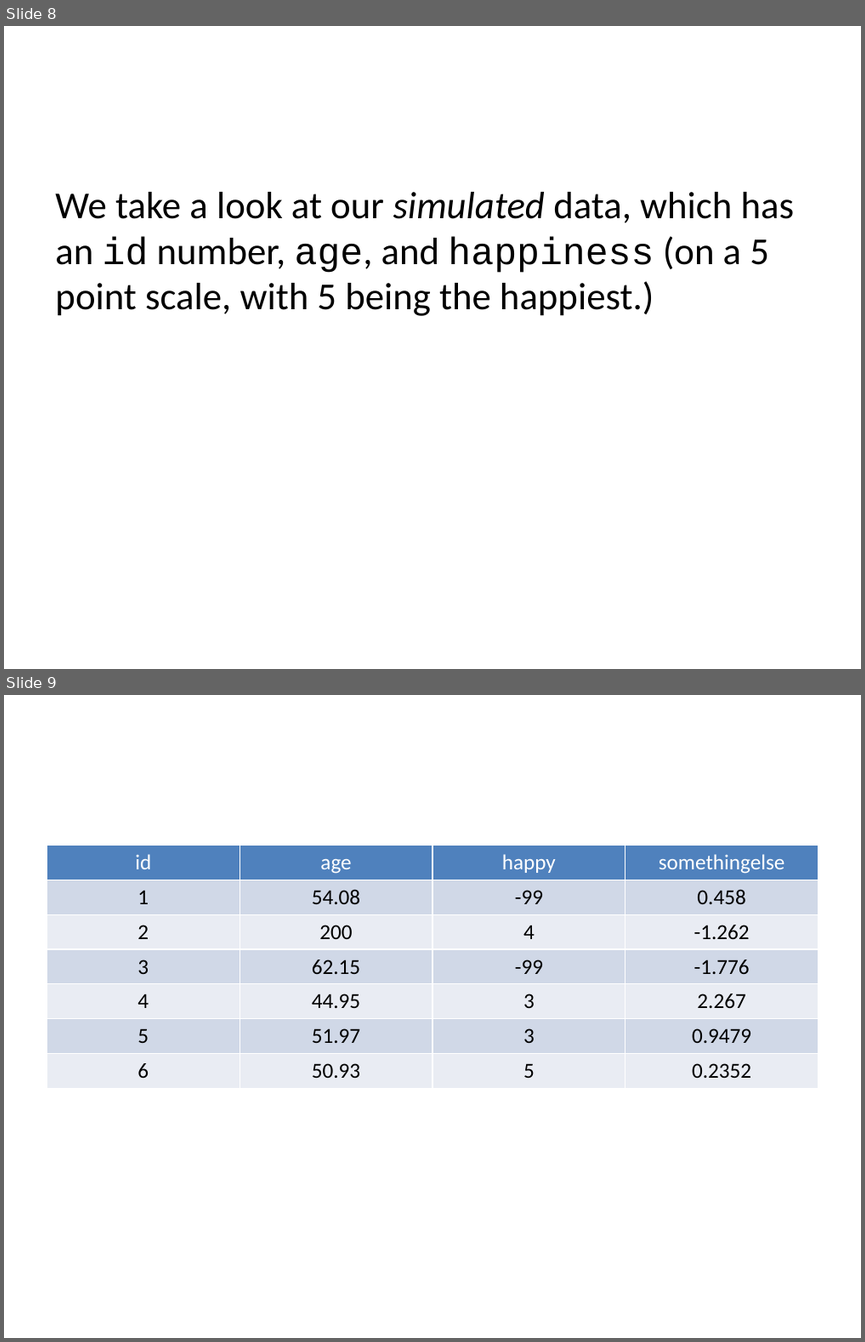
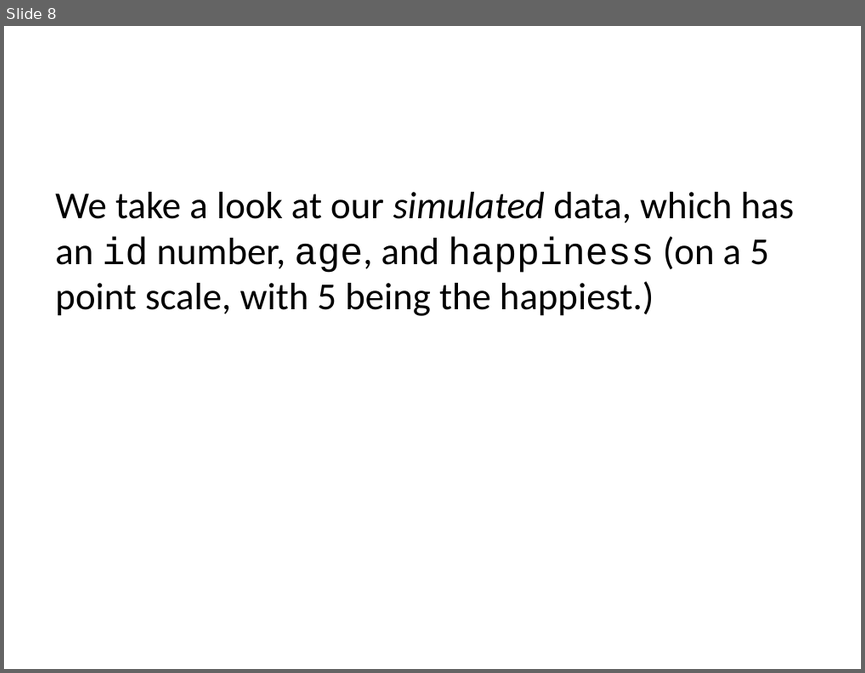
Before and after one commit to agrogan1/teaching, a slide deck: quantitative-data-analysis/quantitative-data-analysis.pptx. Shown one above the other, each under a label of ours: slides 8 and 9 before the commit, slide 8 after it. The pictures are 865x1342 and 865x673 pixels, drawn with LibreOffice and Linux fonts; fonts in the diff are those of the drawing. Boxes give left, top, right and bottom in pixels: in the first picture for what was removed or moved away, otherwise in the second. Text is boxed around its words. In the diff, an @@ line names an element or a change of style, - is before the commit and + after.

```diff
--- a/quantitative-data-analysis/quantitative-data-analysis.pptx
+++ b/quantitative-data-analysis/quantitative-data-analysis.pptx
@@ slide 9 removed at (4, 695, 861, 1338), background #FFFFFF @@
@@ table removed at (46, 845, 818, 1268), 7 rows, 4 columns @@
-id | age | happy | somethingelse
-1 | 54.08 | -99 | 0.458
-2 | 200 | 4 | -1.262
-3 | 62.15 | -99 | -1.776
-4 | 44.95 | 3 | 2.267
-5 | 51.97 | 3 | 0.9479
-6 | 50.93 | 5 | 0.2352
```
Also in this commit, not shown: 2 slides changed, 2 slides added, 5 other files.
